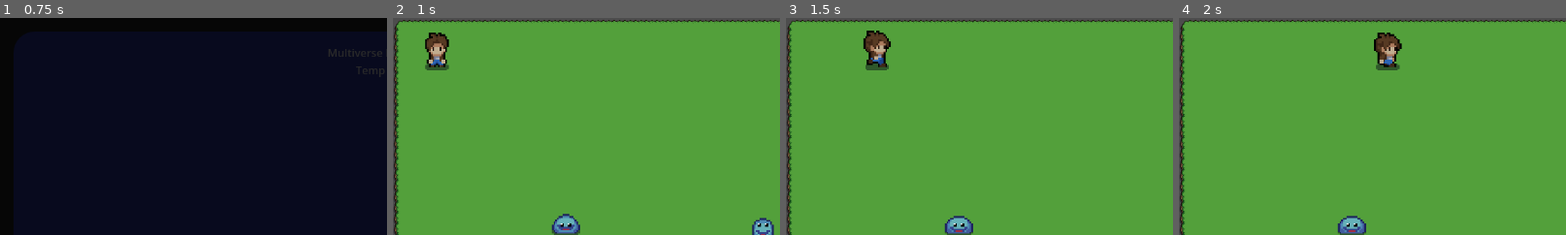
Above: before the commit, frames 1-4 (left to right).
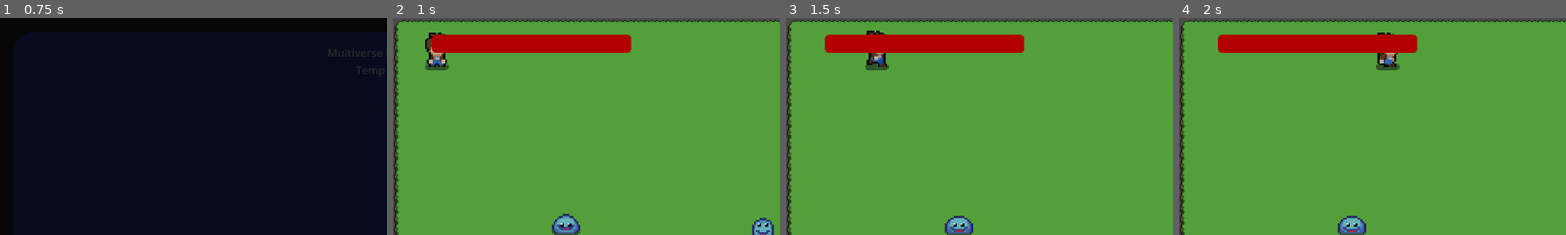
Above: after the commit, the same moments.

Repository: CCV-JamesNye/multiverse-rpg-project
Game: Godot game, scene res://Scenes/UI/MainMenu.tscn
The game is run twice, just before and just after one commit, with the same random seed, the same clock (stepped at 60 frames per second) and the same inputs.
Inputs:
- Up to frame 1 (0.75 s): click "Play" at 0.5 s
- Up to frame 2 (1 s): no input
- Up to frame 3 (1.5 s): tap Enter at 1.25 s; hold Right (move_right) from 1.28 s (still down)
- Up to frame 4 (2 s): keep holding Right (move_right)
The pictures show only the part of the screen within x 0-50%, y 0-50%; the shares and areas given below are measured in that part.

Frame 1 is identical in both runs. In frame 2, 4.4% of the frame differs, in the area x 10-62%, y 7-17%; in frame 3, 4.4%; in frame 4, 4.4%.

Commit message:
Death and Health Bar
Gave the Player the ability to [DIE], alongside making the physical side of the Health Bar.

Diff:
--- a/Scenes/Player/Scripts/player.gd
+++ b/Scenes/Player/Scripts/player.gd
@@ -5,6 +5,7 @@
 var facing = "none"
 var health : int = 10
 var max_health : int = 10
+var death_anim : bool = false
 
 @onready var animated_sprite_2d: AnimatedSprite2D = $AnimatedSprite2D
 @onready var hurtbox: Area2D = $HurtBox
@@ -41,7 +42,7 @@
 		play_anim(1)
 		direction.y -= 1
 		direction.x = 0
-	if !Input.is_anything_pressed():
+	if !Input.is_anything_pressed() && death_anim == false:
 		play_anim(0)
 		direction.x = 0
 		direction.y = 0
@@ -78,6 +79,11 @@
 
 func take_damage(damage: int) -> void:
 	health -= damage
+	printerr(health)
+	if health <= 0:
+		die()
 
 func die() -> void:
-	pass
+	await SceneTransition.fade_to_black()
+	if get_tree() != null:
+		get_tree().change_scene_to_file("res://Scenes/UI/GameOver.tscn")
--- a/Scenes/Player/player.tscn
+++ b/Scenes/Player/player.tscn
@@ -4,6 +4,18 @@
 [ext_resource type="Texture2D" uid="uid://du2nwcojmkt61" path="res://Sprites/Player/player.png" id="2_a3d8c"]
 [ext_resource type="Script" uid="uid://bpamg3oitx4dk" path="res://Scenes/General Use Scenes/General Use Scripts/hurtbox.gd" id="3_xpcdj"]
 
+[sub_resource type="AtlasTexture" id="AtlasTexture_0liok"]
+atlas = ExtResource("2_a3d8c")
+region = Rect2(0, 432, 48, 48)
+
+[sub_resource type="AtlasTexture" id="AtlasTexture_gyc8k"]
+atlas = ExtResource("2_a3d8c")
+region = Rect2(48, 432, 48, 48)
+
+[sub_resource type="AtlasTexture" id="AtlasTexture_qflxp"]
+atlas = ExtResource("2_a3d8c")
+region = Rect2(96, 432, 48, 48)
+
 [sub_resource type="AtlasTexture" id="AtlasTexture_mtuoh"]
 atlas = ExtResource("2_a3d8c")
 region = Rect2(48, 0, 48, 48)
@@ -188,6 +200,20 @@
 animations = [{
 "frames": [{
 "duration": 1.0,
+"texture": SubResource("AtlasTexture_0liok")
+}, {
+"duration": 1.0,
+"texture": SubResource("AtlasTexture_gyc8k")
+}, {
+"duration": 1.0,
+"texture": SubResource("AtlasTexture_qflxp")
+}],
+"loop": false,
+"name": &"death",
+"speed": 2.0
+}, {
+"frames": [{
+"duration": 1.0,
 "texture": SubResource("AtlasTexture_mtuoh")
 }, {
 "duration": 1.0,
@@ -371,7 +397,15 @@
 size = Vector2(31, 10)
 
 [sub_resource type="RectangleShape2D" id="RectangleShape2D_a3d8c"]
-size = Vector2(27, 10)
+size = Vector2(33, 12)
+
+[sub_resource type="StyleBoxFlat" id="StyleBoxFlat_xpcdj"]
+bg_color = Color(0.6965116, 0, 0, 1)
+corner_radius_top_left = 6
+corner_radius_top_right = 6
+corner_radius_bottom_right = 6
+corner_radius_bottom_left = 6
+corner_detail = 6
 
 [node name="Player" type="CharacterBody2D" unique_id=642040466 groups=["player"]]
 collision_layer = 2
@@ -385,7 +419,6 @@
 animation = &"idle_down"
 
 [node name="Collision" type="CollisionShape2D" parent="." unique_id=139677064]
-visible = false
 position = Vector2(0.5, -5)
 shape = SubResource("RectangleShape2D_f0jl8")
 
@@ -398,3 +431,15 @@
 position = Vector2(0.5, -5)
 shape = SubResource("RectangleShape2D_a3d8c")
 debug_color = Color(0, 0.5058824, 0.25490198, 0.41960785)
+
+[node name="CanvasLayer" type="CanvasLayer" parent="." unique_id=1359783103]
+
+[node name="ProgressBar" type="ProgressBar" parent="CanvasLayer" unique_id=1088810800]
+offset_left = 58.0
+offset_top = 25.0
+offset_right = 354.0
+offset_bottom = 52.0
+theme_override_styles/fill = SubResource("StyleBoxFlat_xpcdj")
+max_value = 10.0
+value = 10.0
+show_percentage = false
--- a/Scenes/UI/Scripts/game_over.gd
+++ b/Scenes/UI/Scripts/game_over.gd
@@ -4,6 +4,7 @@
 
 # Called when the node enters the scene tree for the first time.
 func _ready() -> void:
+	SceneTransition.fade_in()
 	menu_button.pressed.connect(_menu)
 	pass # Replace with function body.
 
--- a/Scenes/Worlds/Template/Enemies/Idle Chaser Template/idle_chaser_template.tscn
+++ b/Scenes/Worlds/Template/Enemies/Idle Chaser Template/idle_chaser_template.tscn
@@ -399,7 +399,7 @@
 size = Vector2(38, 15)
 
 [sub_resource type="RectangleShape2D" id="RectangleShape2D_fj507"]
-size = Vector2(38, 13)
+size = Vector2(38, 15)
 
 [node name="IdleChaser" type="CharacterBody2D" unique_id=1312114128]
 collision_layer = 4
